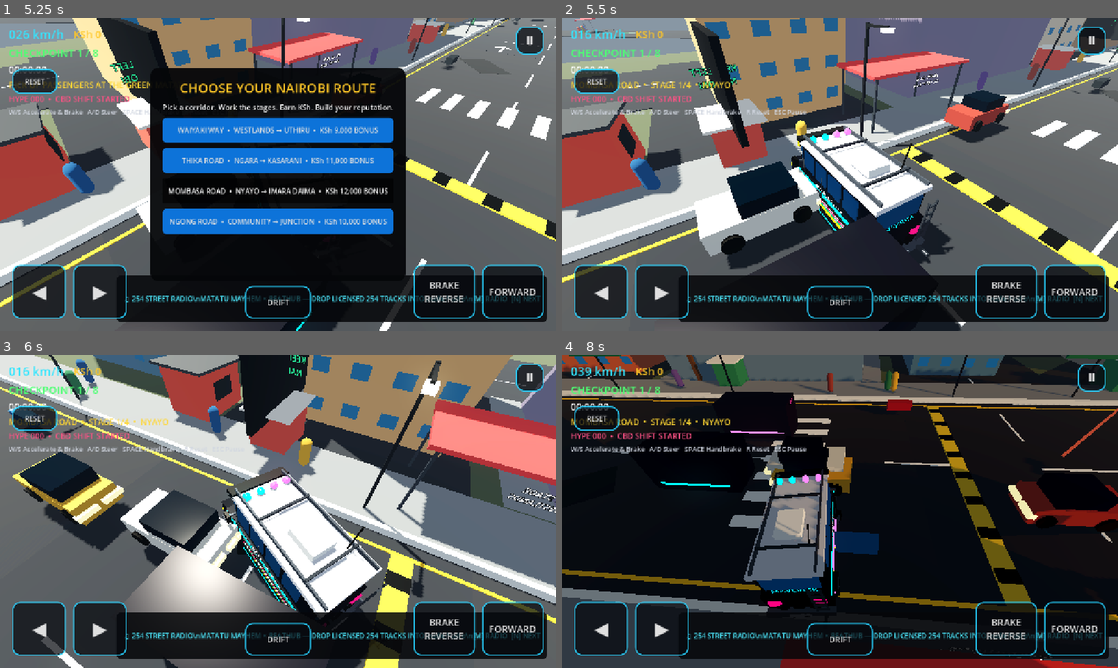
Above: before the commit, frames 1-4 (two rows, left to right).
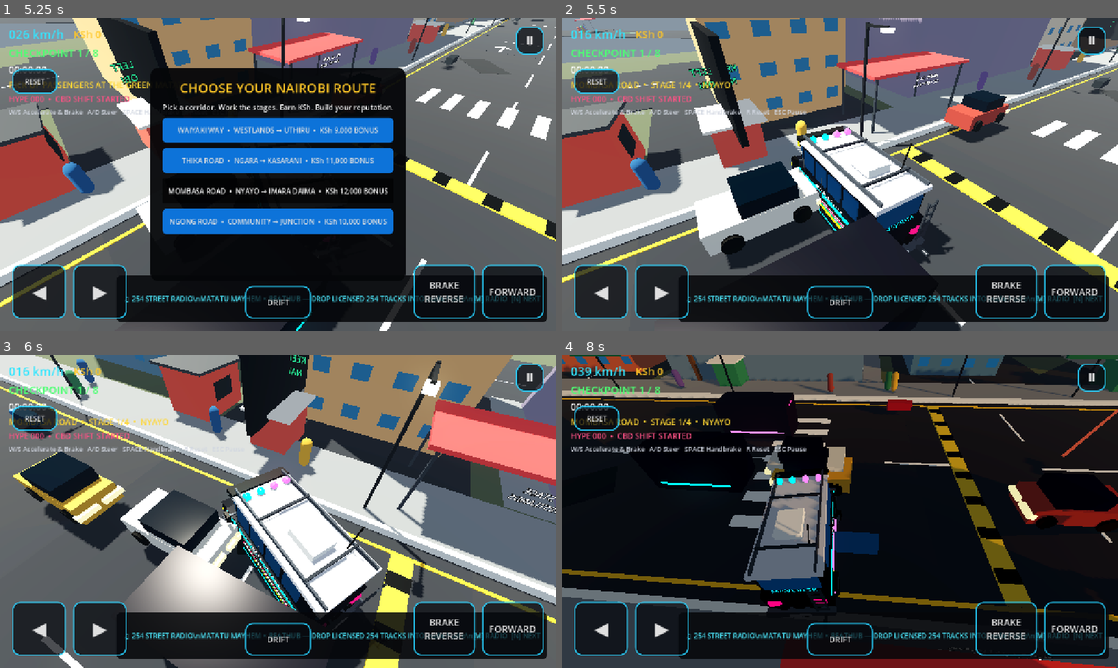
Above: after the commit, the same moments.

Repository: beathubonline-arch/Matatu-Mayhem
Game: Godot game, scene res://scenes/main/Main.tscn
The game is run twice, just before and just after one commit, with the same random seed, the same clock (stepped at 60 frames per second) and the same inputs.
Inputs (mouse positions are in pixels of both pictures, inside the frame that each line leads up to):
- Up to frame 1 (5.25 s): tap Enter at 0.5 s; move the mouse to (250, 237) at 0.52 s; hold N (radio_next) 0.53-1.28 s; hold W (accelerate) 0.53-2.03 s; click (250, 237) at 0.67 s; move the mouse to (444, 221) at 1.27 s; tap M (radio_toggle) at 1.35 s; move the mouse to (111, 127) at 2.02 s; hold A (steer_left) 2.03-3.53 s; tap L at 2.1, 4.35 s; move the mouse to (305, 174) at 2.77 s; tap N (radio_next) at 2.85 s; click (305, 174) at 2.92 s; move the mouse to (194, 96) at 3.52 s; hold S (brake) 3.53-4.28 s; hold M (radio_toggle) 3.53-4.28 s; tap R (reset_vehicle) at 4.15 s; move the mouse to (400, 158) at 4.27 s; hold D (steer_right) 4.28-5.03 s; move the mouse to (166, 190) at 5.02 s; hold W (accelerate) from 5.03 s (still down); hold N (radio_next) from 5.03 s (still down); click (166, 190) at 5.17 s
- Up to frame 2 (5.5 s): keep holding W (accelerate); keep holding N (radio_next)
- Up to frame 3 (6 s): move the mouse to (333, 442) at 5.77 s; release W (accelerate) at 5.78 s; release N (radio_next) at 5.78 s; hold D (steer_right) from 5.78 s (still down); tap M (radio_toggle) at 5.85 s
- Up to frame 4 (8 s): keep holding D (steer_right); move the mouse to (812, 574) at 6.52 s; tap L at 6.6 s; move the mouse to (1006, 558) at 7.27 s; tap N (radio_next) at 7.35 s; click (1006, 558) at 7.42 s

Frame 1 is identical in both runs. In frame 2, 0.2% of the frame differs, in the area x 0-100%, y 0-84%; in frame 3, 1.4%, in the area x 0-100%, y 0-100%; in frame 4, 0.6%.

Commit message:
Spawn matatu facing selected Nairobi route

Diff:
--- a/scripts/gameplay/CorridorServiceManager.gd
+++ b/scripts/gameplay/CorridorServiceManager.gd
@@ -34,9 +34,15 @@
 	var data: Dictionary = network.get_corridor(corridor_index)
 	var points: Array = data["points"]
 	var start: Vector3 = points[0]
-	player.global_position = start + Vector3(0.0, 1.4, 0.0)
-	if player.has_method("reset_vehicle"):
-		player.call("reset_vehicle")
+	var next_point: Vector3 = points[1]
+	var direction: Vector3 = (next_point - start).normalized()
+	var yaw: float = atan2(-direction.x, -direction.z)
+	var spawn_transform := Transform3D(Basis(Vector3.UP, yaw), start + Vector3(0.0, 1.4, 0.0))
+	player.global_transform = spawn_transform
+	if player.has_method("set_route_spawn"):
+		player.call("set_route_spawn", spawn_transform)
+	if player.has_method("reset_to_spawn"):
+		player.call("reset_to_spawn")
 	_emit_status()
 
 func _physics_process(delta: float) -> void:
